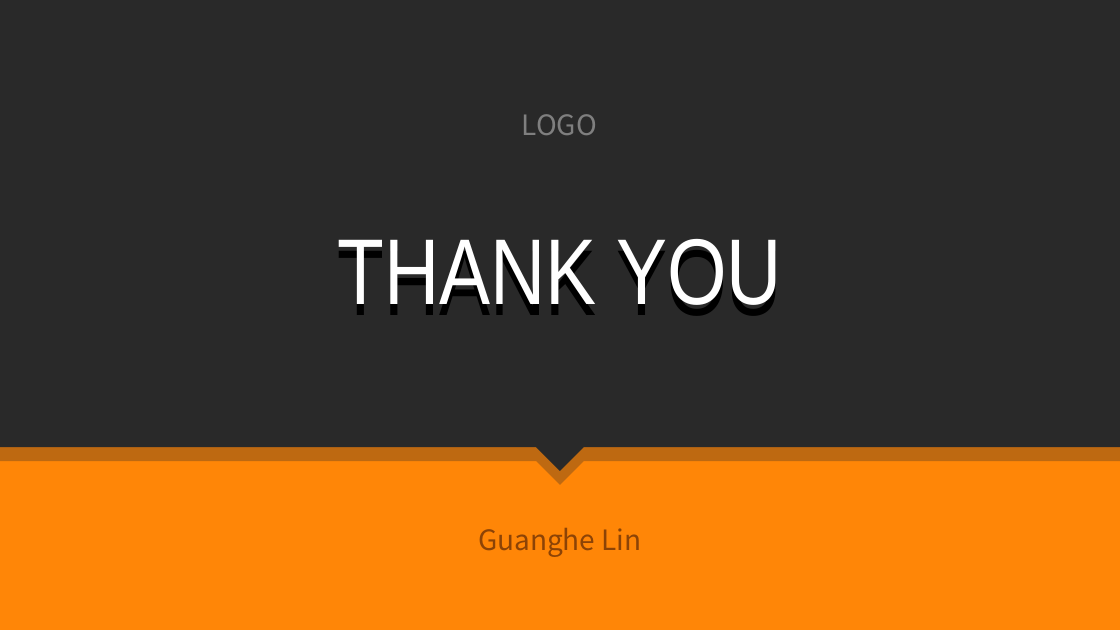
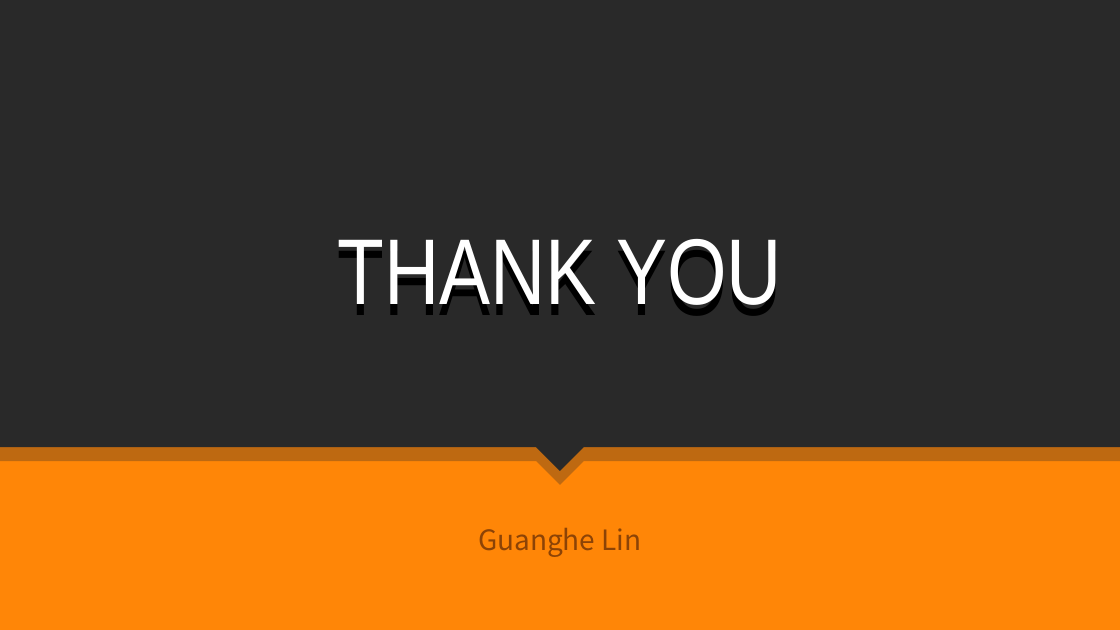
Before and after one commit to jxwb088047/Chapter_8_English, a slide deck: slide 8 of 林广和.pptx. Drawn at 1120x630 pixels with LibreOffice and Linux fonts; fonts in the diff are those of the drawing. Boxes give left, top, right and bottom in pixels: in the first picture for what was removed or moved away, otherwise in the second. Text is boxed around its words. In the diff, an @@ line names an element or a change of style, - is before the commit and + after.

```diff
--- a/林广和.pptx
+++ b/林广和.pptx
@@ text removed at (522, 114, 597, 135) @@
-LOGO
```
Also in this commit, not shown: 2 other slides changed, 1 other file.
